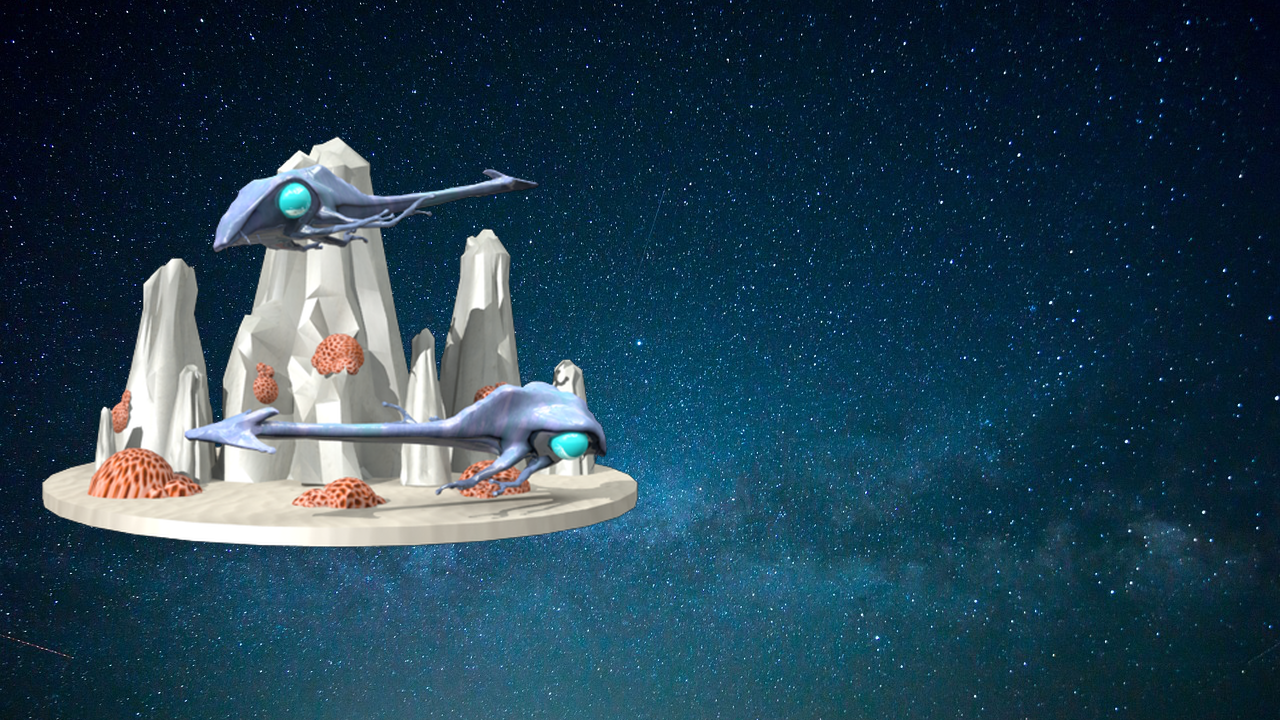
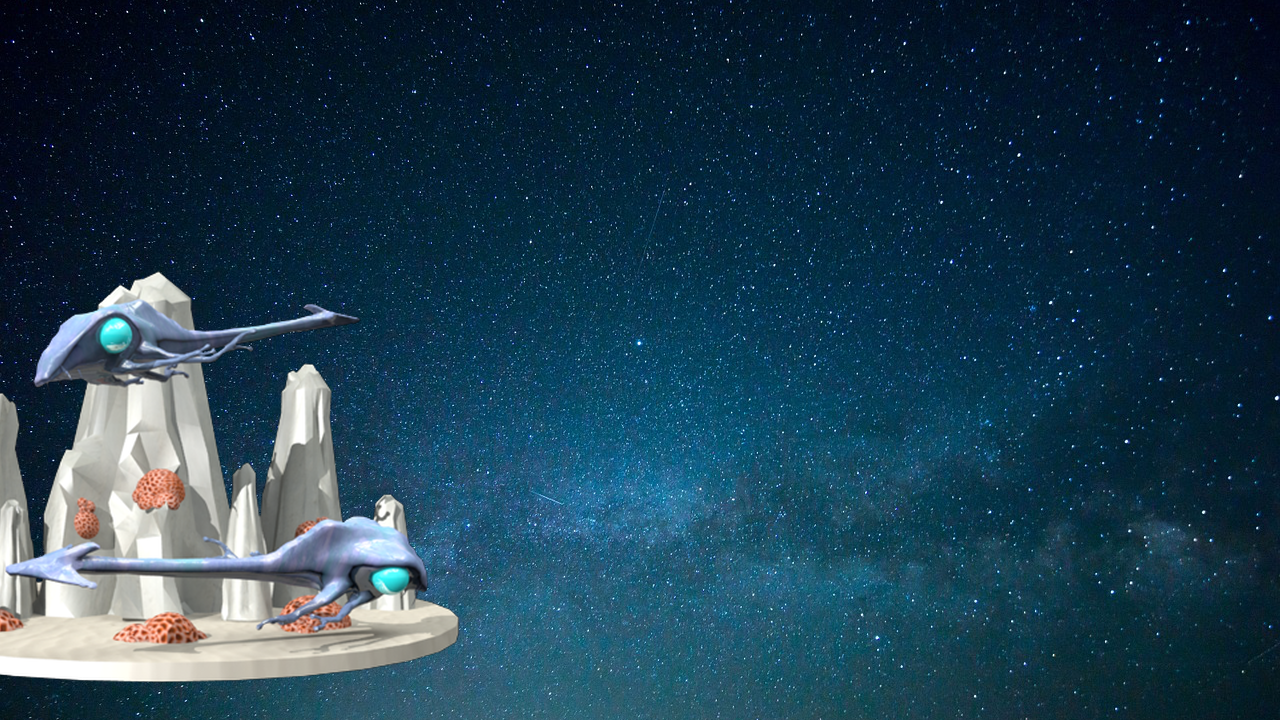
Layer changes from the first (1280, 720) image to the second:
painted on "HERO" over (0, 136, 639, 683)
